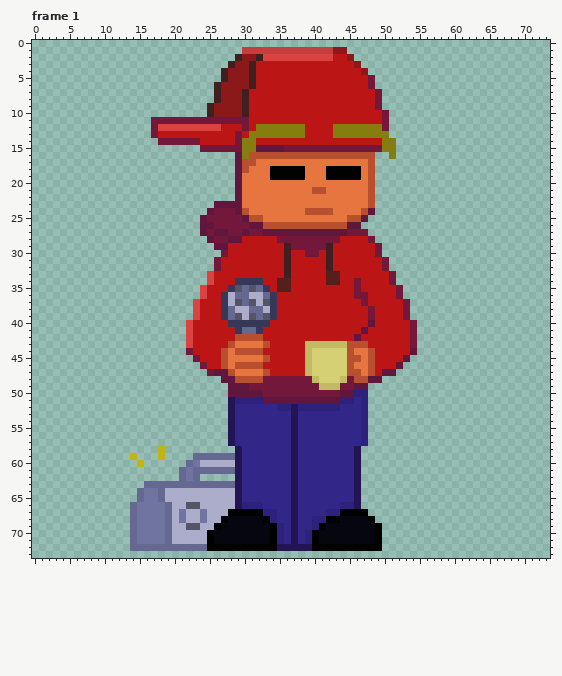
Edited in one commit: pixel-art file (assets/shared/images/characters/cole.ase). Above is the file before it was changed.
74x74 pixels, 12 frames. Colours within 5 levels of each other are drawn and written as one. Shown: frame 1. The commit also changed other frames, which this record leaves out.
The result:
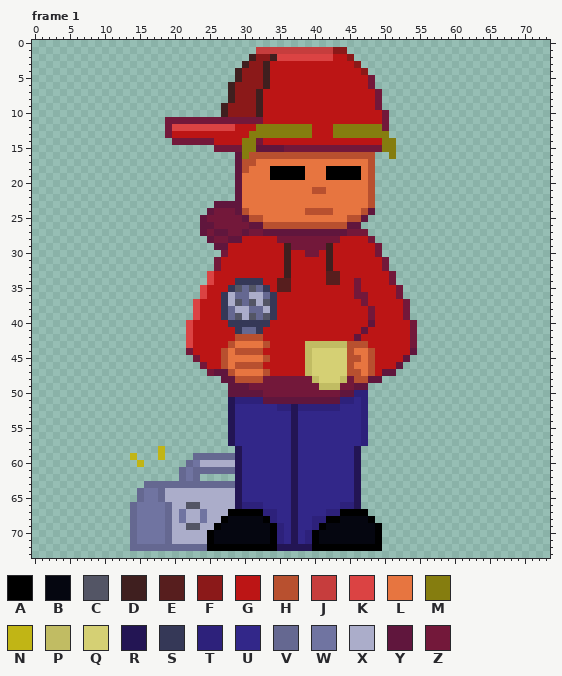
Palette (. is transparent): A #000000  B #050610  C #535565  D #3f1f1f  E #571e1e  F #8b1919  G #bc1515  H #b8502f  J #c63d3d  K #db4343  L #e77540  M #857d0f  N #c1b515  P #c1bc63  Q #d5d074  R #231554  S #353857  T #2d217b  U #322789  V #656891  W #7074a1  X #abadca  Y #60163d  Z #73183a
Changes in this commit:
Frame 1, layer "head":
The edit turns colour F into colour D in row 2 at x 31; in row 3 at x 30; in rows 4 to 5 at x 29; in rows 6 to 8 at x 28; in rows 9 to 10 at x 27.
The edit turns colour G into colour D in rows 3 to 6 at x 33; in rows 7 to 10 at x 32.
The edit turns colour K into colour D in row 2 at x 34.
The edit turns colour D into colour F in row 2 at x 32; in rows 3 to 6 at x 31; in rows 7 to 10 at x 30.
The edit turns colour G into colour F in rows 3 to 6 at x 32; in rows 7 to 10 at x 31.
The edit turns colour K into colour F in row 2 at x 33.
The edit turns colour Z into colour G in row 12 at x 30; in rows 13 to 14 at x 29.
The edit turns colour G into colour K in row 12 at x 27 to 28.
The edit turns colour G into colour M in rows 12 to 13 at x 39.
The edit turns colour G into colour Z in row 11 at x 31 to 32; in row 13 at x 19; in row 14 at x 24 to 25 and 32.
The edit turns colour K into colour Z in row 12 at x 19.
The author cleared colour D in row 2 at x 29; in row 3 at x 28; in rows 4 to 5 at x 27; in rows 6 to 8 at x 26; in rows 9 to 10 at x 25.
The author cleared colour F in row 2 at x 30; in row 3 at x 29; in rows 4 to 5 at x 28; in rows 6 to 8 at x 27; in rows 9 to 10 at x 26.
The author cleared colour G in row 13 at x 18.
The author cleared colour J in row 1 at x 30 to 31.
The author cleared colour K in row 12 at x 18.
The author cleared colour Z in row 11 at x 17 to 18; in rows 12 to 13 at x 17; in row 14 at x 18 to 19; in row 15 at x 24 to 25.
Changed places in both pictures, as pixel boxes (x1, y1, x2, y2):
changed: (200, 47, 277, 152)
changed: (151, 117, 172, 145)
changed: (305, 124, 312, 138)
